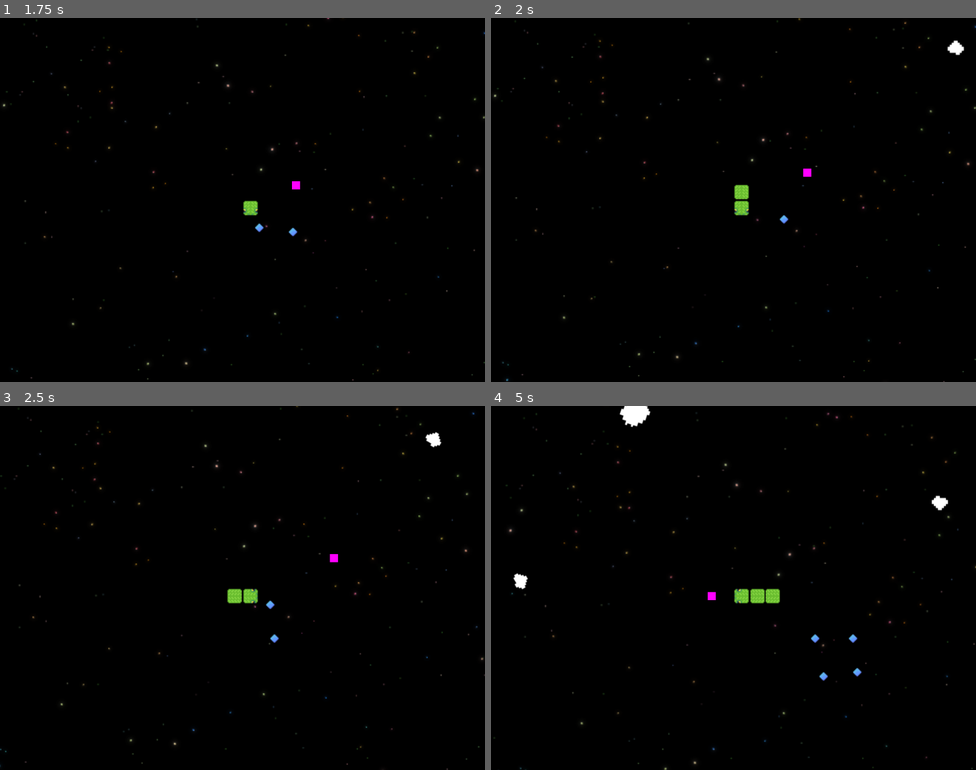
Above: before the commit, frames 1-4 (two rows, left to right).
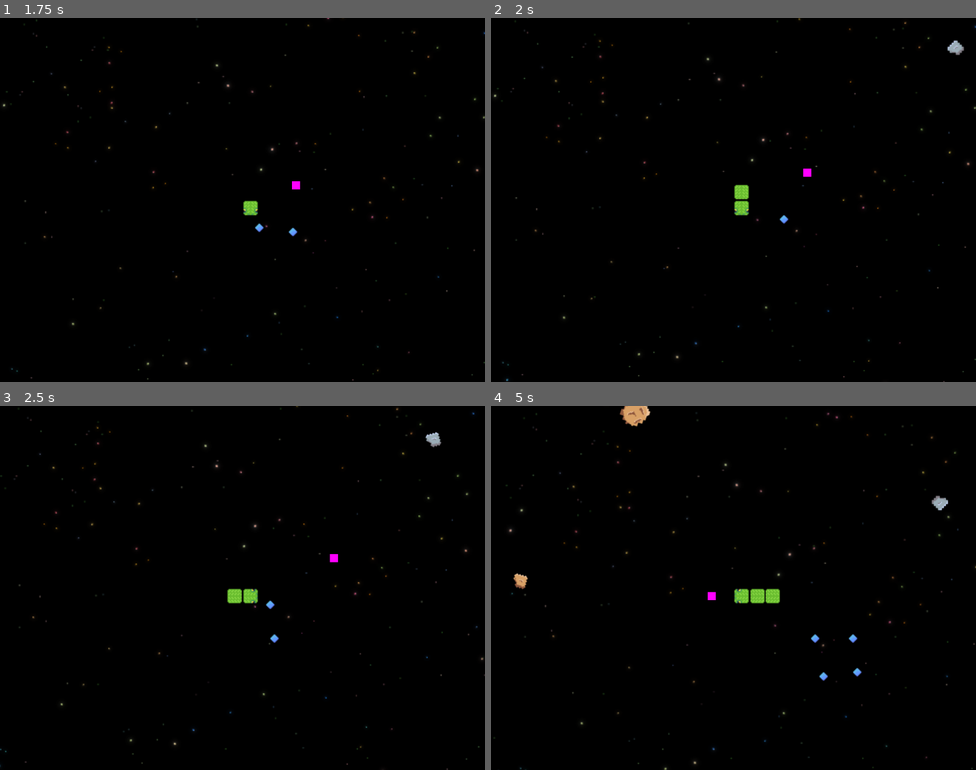
Above: after the commit, the same moments.

Repository: jaerrib/space-snake-survivor
Game: Godot game, scene res://scenes/level/level.tscn
The game is run twice, just before and just after one commit, with the same random seed, the same clock (stepped at 60 frames per second) and the same inputs.
Inputs:
- Up to frame 1 (1.75 s): hold D (right) 0.53-1.28 s; tap P (xp_spawn) at 0.6, 1.35 s; hold S (down) from 1.28 s (still down)
- Up to frame 2 (2 s): keep holding S (down)
- Up to frame 3 (2.5 s): release S (down) at 2.03 s; hold D (right) from 2.03 s (still down); tap P (xp_spawn) at 2.1 s
- Up to frame 4 (5 s): release D (right) at 2.78 s; hold Up (up) 2.78-3.53 s; tap P (xp_spawn) at 2.85, 3.6, 4.35 s; hold A (left) from 3.53 s (still down)

Frame 1 is identical in both runs. In frame 2, less than 0.1% of the frame differs, in the area x 94-98%, y 6-11%; in frame 3, less than 0.1%; in frame 4, 0.5%, in the area x 4-95%, y 0-51%.

Commit message:
Add sprite variety

Diff:
--- a/scenes/asteroid_large/asteroid_large.gd
+++ b/scenes/asteroid_large/asteroid_large.gd
@@ -2,9 +2,11 @@
 
 @onready var sprite_2d: Sprite2D = $Sprite2D
 
+
 func _ready() -> void:
-	var frame_number: int = randi_range(2, 3)
+	var frame_number: int = randi_range(4, 7)
 	sprite_2d.frame = frame_number
+
 
 func _on_hit_box_area_entered(area: Area2D) -> void:
 	var spawn_pos_1: Vector2 = get_random_position()
--- a/scenes/asteroid_large/asteroid_large.tscn
+++ b/scenes/asteroid_large/asteroid_large.tscn
@@ -59,7 +59,7 @@
 
 [node name="Sprite2D" parent="." index="0"]
 texture = ExtResource("2_aagf1")
-hframes = 4
+hframes = 8
 frame = 2
 
 [node name="CollisionShape2D" parent="." index="1"]
--- a/scenes/asteroid_medium/asteroid_medium.gd
+++ b/scenes/asteroid_medium/asteroid_medium.gd
@@ -1,4 +1,11 @@
 class_name AsteroidMedium extends EnemyBase
+
+@onready var sprite_2d: Sprite2D = $Sprite2D
+
+
+func _ready() -> void:
+	var frame_number: int = randi_range(2, 3)
+	sprite_2d.frame = frame_number
 
 
 func _on_hit_box_area_entered(area: Area2D) -> void:
--- a/scenes/asteroid_medium/asteroid_medium.tscn
+++ b/scenes/asteroid_medium/asteroid_medium.tscn
@@ -59,7 +59,7 @@
 
 [node name="Sprite2D" parent="." index="0"]
 texture = ExtResource("2_st8ts")
-hframes = 4
+hframes = 8
 frame = 1
 
 [node name="CollisionShape2D" parent="." index="1"]
--- /dev/null
+++ b/scenes/asteroid_small/asteroid_small.gd
@@ -0,0 +1,8 @@
+class_name AsteroidSmall extends EnemyBase
+
+@onready var sprite_2d: Sprite2D = $Sprite2D
+
+
+func _ready() -> void:
+	var frame_number: int = randi_range(0, 1)
+	sprite_2d.frame = frame_number
--- a/scenes/asteroid_small/asteroid_small.tscn
+++ b/scenes/asteroid_small/asteroid_small.tscn
@@ -1,7 +1,8 @@
-[gd_scene load_steps=9 format=3 uid="uid://2485q7jl1pa3"]
+[gd_scene load_steps=10 format=3 uid="uid://2485q7jl1pa3"]
 
 [ext_resource type="PackedScene" uid="uid://b2vo66dk2nrqa" path="res://scenes/enemy_base/enemy_base.tscn" id="1_8h5fj"]
 [ext_resource type="Texture2D" uid="uid://cap5c3y2pllnj" path="res://assets/enemies/asteroid.png" id="2_4c28j"]
+[ext_resource type="Script" uid="uid://cblcq2s4fy7ug" path="res://scenes/asteroid_small/asteroid_small.gd" id="2_7vdy8"]
 
 [sub_resource type="RectangleShape2D" id="RectangleShape2D_7vdy8"]
 size = Vector2(16, 16)
@@ -54,10 +55,11 @@
 [node name="AsteroidSmall" instance=ExtResource("1_8h5fj")]
 collision_layer = 0
 motion_mode = 1
+script = ExtResource("2_7vdy8")
 
 [node name="Sprite2D" parent="." index="0"]
 texture = ExtResource("2_4c28j")
-hframes = 4
+hframes = 8
 
 [node name="CollisionShape2D" parent="." index="1"]
 shape = SubResource("RectangleShape2D_7vdy8")
Binary file changed: assets/enemies/asteroid.png
Not shown, added: scenes/asteroid_small/asteroid_small.gd.uid
